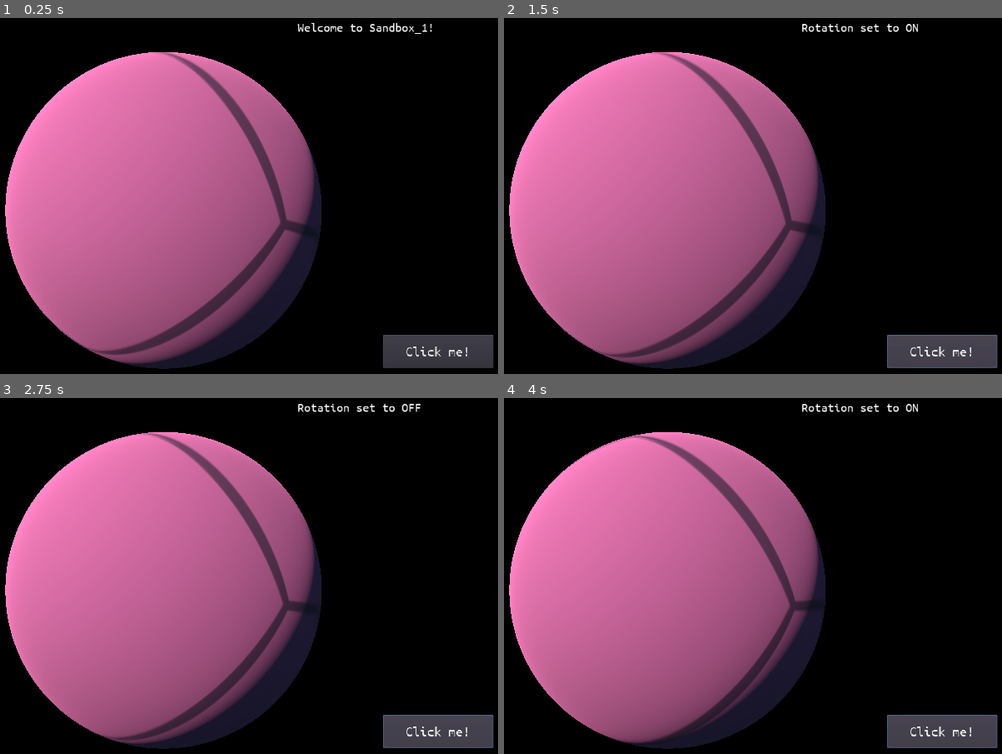
Above: before the commit, frames 1-4 (two rows, left to right).
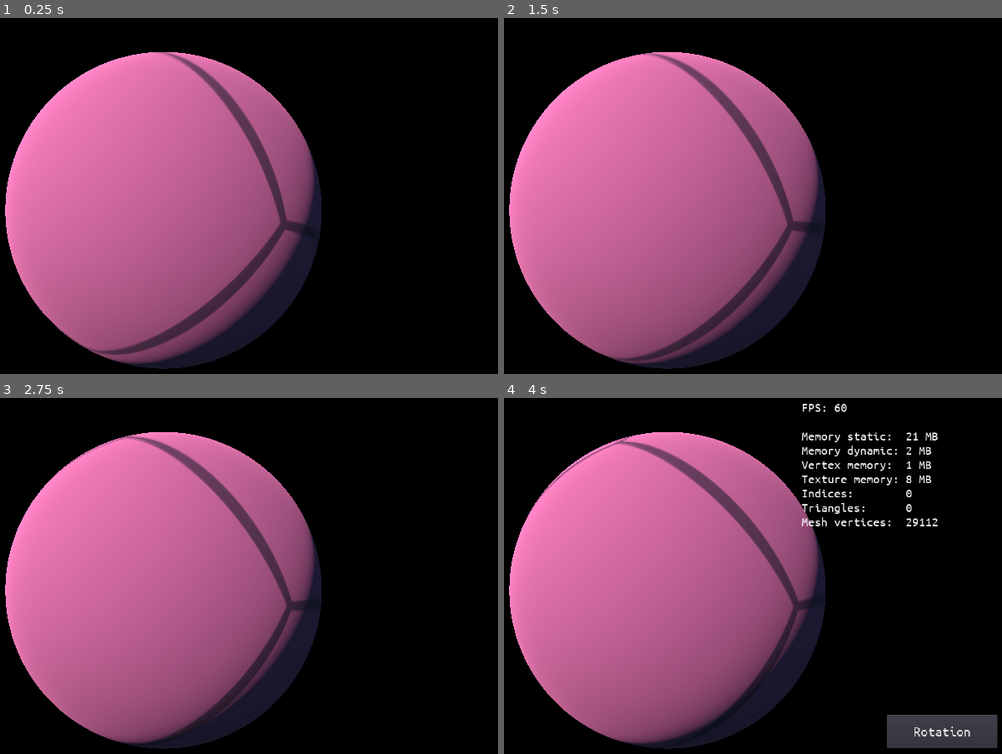
Above: after the commit, the same moments.

Repository: jinjagit/sandbox_1
Game: Godot game, scene res://Main.tscn
Same seed, same stepped clock (60 frames per second), same inputs: the game is played once before the commit and once after it.
Inputs (mouse positions are in pixels of both pictures, inside the frame that each line leads up to):
- Up to frame 1 (0.25 s): no input
- Up to frame 2 (1.5 s): click (942, 352) at 0.5 s, where only the run before the commit has a clickable "Click me!"; click (942, 352) at 1.25 s, where only the run before the commit has a clickable "Click me!"
- Up to frame 3 (2.75 s): click (438, 732) at 2 s, where only the run before the commit has a clickable "Click me!"
- Up to frame 4 (4 s): tap Enter at 2.75 s; hold U 2.78-3.53 s; tap U at 3.6 s

The runs differ from the first frame. In frame 1, 2.4% of the frame differs, in the area x 59-100%, y 1-99%; in frame 2, 4.5%; in frame 3, 5.6%, in the area x 1-100%, y 1-99%; in frame 4, 5.1%.

Commit message:
Toggle UI visibility with 'U' key

Diff:
--- a/FaceWithHiddenMargin.gd
+++ b/FaceWithHiddenMargin.gd
@@ -47,7 +47,7 @@
 	var pointOnUnitCube = face_normal + (percent.x - 0.5) * 2.0 * axisA + (percent.y - 0.5) * 2.0 * axisB
 	return spherize(pointOnUnitCube) if spherized else pointOnUnitCube
 
-func generate_mesh():
+func generate_mesh(resolution, margin):
 	var arrays := []
 	arrays.resize(Mesh.ARRAY_MAX)
 
@@ -56,8 +56,6 @@
 	var normal_array := PoolVector3Array()
 	var index_array := PoolIntArray()
 
-	var resolution := 64
-	var margin := 3
 	var res_sq = resolution * resolution
 	var res_sq2 = resolution * (resolution -1)
 	var num_vertices : int = res_sq + (margin * (resolution - 1) * 4)
@@ -216,12 +214,12 @@
 	arrays[Mesh.ARRAY_TEX_UV] = uv_array
 	arrays[Mesh.ARRAY_INDEX] = index_array
 
-	# print("n vertices {v}".format({"v":vertex_array.size()}))
-	# print("n triangles {t}".format({"t":index_array.size() / 3.0}))
-	# var pc_vertices : float = (margin * 1.0 * (resolution - 1) * 4) / (res_sq + (margin * (resolution - 1) * 4)) * 100
-	# print("percent vertices in margin {pcv}".format({"pcv":pc_vertices}))
-	# var pc_triangles : float = ((margin * 1.0 * (resolution - 1) * 24) / (((resolution - 1) * (resolution -1) * 6) + (margin * (resolution - 1) * 24))) / 3.0 * 100.0
-	# print("percent triangles in margin {pct}".format({"pct":pc_triangles}))
+	print("n vertices {v}".format({"v":vertex_array.size()}))
+	print("n triangles {t}".format({"t":index_array.size() / 3.0}))
+	var pc_vertices : float = (margin * 1.0 * (resolution - 1) * 4) / (res_sq + (margin * (resolution - 1) * 4)) * 100
+	print("percent vertices in margin {pcv}".format({"pcv":pc_vertices}))
+	var pc_triangles : float = ((margin * 1.0 * (resolution - 1) * 24) / (((resolution - 1) * (resolution -1) * 6) + (margin * (resolution - 1) * 24))) / 3.0 * 100.0
+	print("percent triangles in margin {pct}".format({"pct":pc_triangles}))
 
 	call_deferred("_update_mesh", arrays)
 
--- a/Main.tscn
+++ b/Main.tscn
@@ -44,6 +44,7 @@
 [node name="CanvasLayer" type="CanvasLayer" parent="Control"]
 
 [node name="RichTextLabel" type="RichTextLabel" parent="Control/CanvasLayer"]
+visible = false
 anchor_left = 0.99
 anchor_top = 0.01
 anchor_right = 0.99
@@ -61,6 +62,7 @@
 }
 
 [node name="Button" type="Button" parent="Control/CanvasLayer"]
+visible = false
 anchor_left = 0.934
 anchor_top = 0.883
 anchor_right = 0.934
@@ -70,7 +72,7 @@
 margin_right = 61.08
 margin_bottom = 15.2
 custom_fonts/font = SubResource( 1 )
-text = "Click me!"
+text = "Rotation"
 __meta__ = {
 "_edit_use_anchors_": false
 }
--- a/Planet.gd
+++ b/Planet.gd
@@ -1,26 +1,49 @@
 extends Spatial
 
 onready var StatsText = get_node("../Control/CanvasLayer/RichTextLabel")
+onready var Btn = get_node("../Control/CanvasLayer/Button")
+
+var resolution := 64
+var margin := 3
+var num_vertices : int = ((resolution * resolution) + (margin * (resolution - 1) * 4)) * 6
 
 func _init():
 	VisualServer.set_debug_generate_wireframes(true)
 
 func _input(event):
-
 	if event is InputEventKey and Input.is_key_pressed(KEY_P):
 		var vp = get_viewport()
 		vp.debug_draw = (vp.debug_draw + 1 ) % 4
 
+	if event is InputEventKey and Input.is_key_pressed(KEY_U):
+		StatsText.visible = not StatsText.visible
+		Btn.visible = not Btn.visible
+
 func _ready():
 	for child in get_children():
 		var face := child as FaceWithHiddenMargin
-		face.generate_mesh()
+		face.generate_mesh(resolution, margin)
 
 # Called every frame. 'delta' is the elapsed time since the previous frame.
 func _process(delta):
 	rotate_object_local(Vector3(0, 1, 0), delta/19)
 	rotate_object_local(Vector3(1, 0, 0), delta/23)
 	rotate_object_local(Vector3(0, 0, 1), delta/27)
+
+func _physics_process(_delta):
+	var indices : float = Performance.get_monitor(Performance.RENDER_VERTICES_IN_FRAME)
+
+	StatsText.text = (
+		"FPS: " + str(Performance.get_monitor(Performance.TIME_FPS)) + "\n\n"
+		+ "Memory static:  " + str(round(Performance.get_monitor(Performance.MEMORY_STATIC)/1024/1024)) + " MB\n"
+		+ "Memory dynamic: " + str(round(Performance.get_monitor(Performance.MEMORY_DYNAMIC)/1024/1024)) + " MB\n"
+		+ "Vertex memory:  " + str(round(Performance.get_monitor(Performance.RENDER_VERTEX_MEM_USED)/1024/1024)) + " MB\n"
+		+ "Texture memory: " + str(round(Performance.get_monitor(Performance.RENDER_TEXTURE_MEM_USED)/1024/1024)) + " MB\n"
+		+ "Indices:        " + str(indices) + "\n"
+		+ "Triangles:      " + str(indices / 6)  + "\n"
+		+ "Mesh vertices:  " + str(num_vertices)
+		)
+
 
 func _on_Button_pressed():
 	set_process(not is_processing())
--- a/project.godot
+++ b/project.godot
@@ -24,6 +24,14 @@
 run/main_scene="res://Main.tscn"
 config/icon="res://assets/images/icon.png"
 
+[input]
+
+U={
+"deadzone": 0.5,
+"events": [ Object(InputEventKey,"resource_local_to_scene":false,"resource_name":"","device":0,"alt":false,"shift":false,"control":false,"meta":false,"command":false,"pressed":false,"scancode":0,"physical_scancode":85,"unicode":0,"echo":false,"script":null)
+ ]
+}
+
 [physics]
 
 common/enable_pause_aware_picking=true
